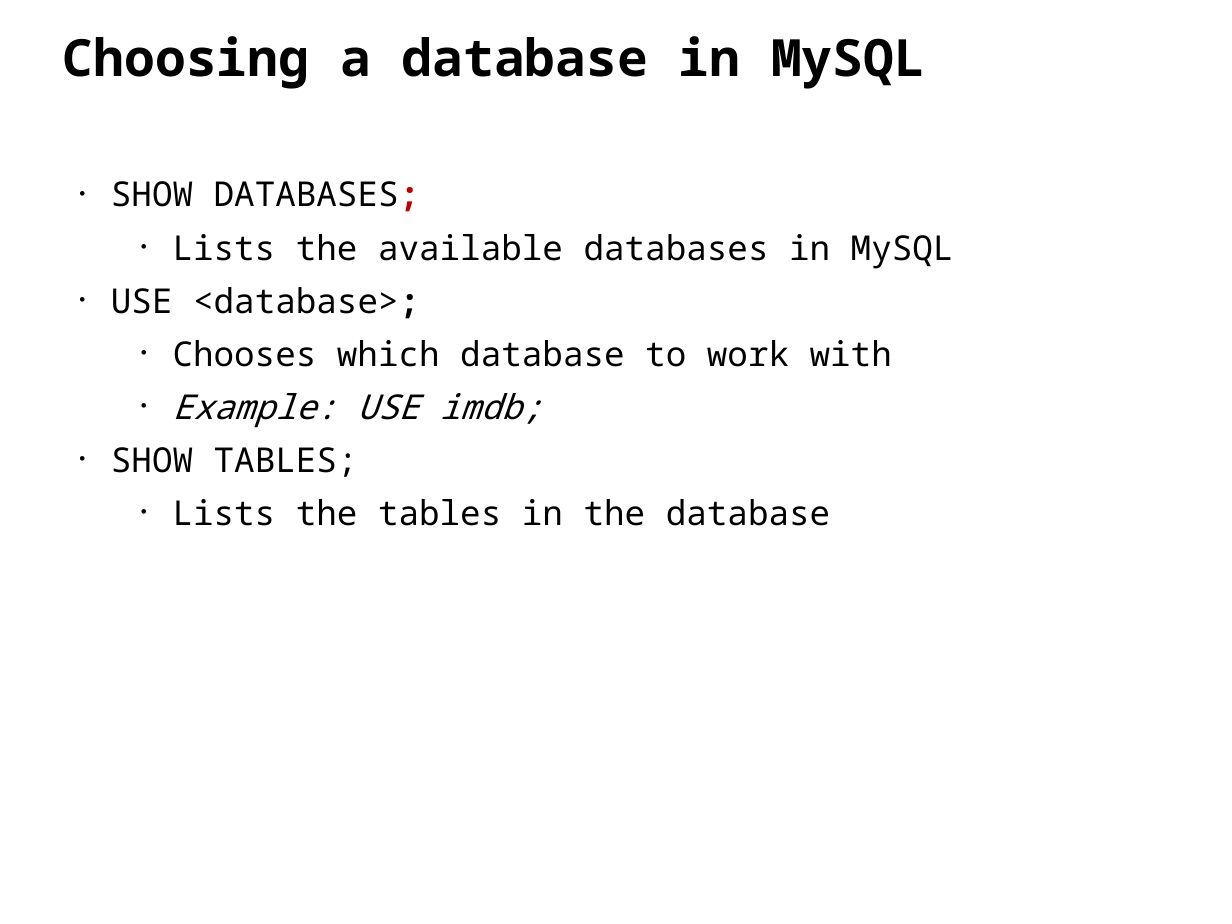
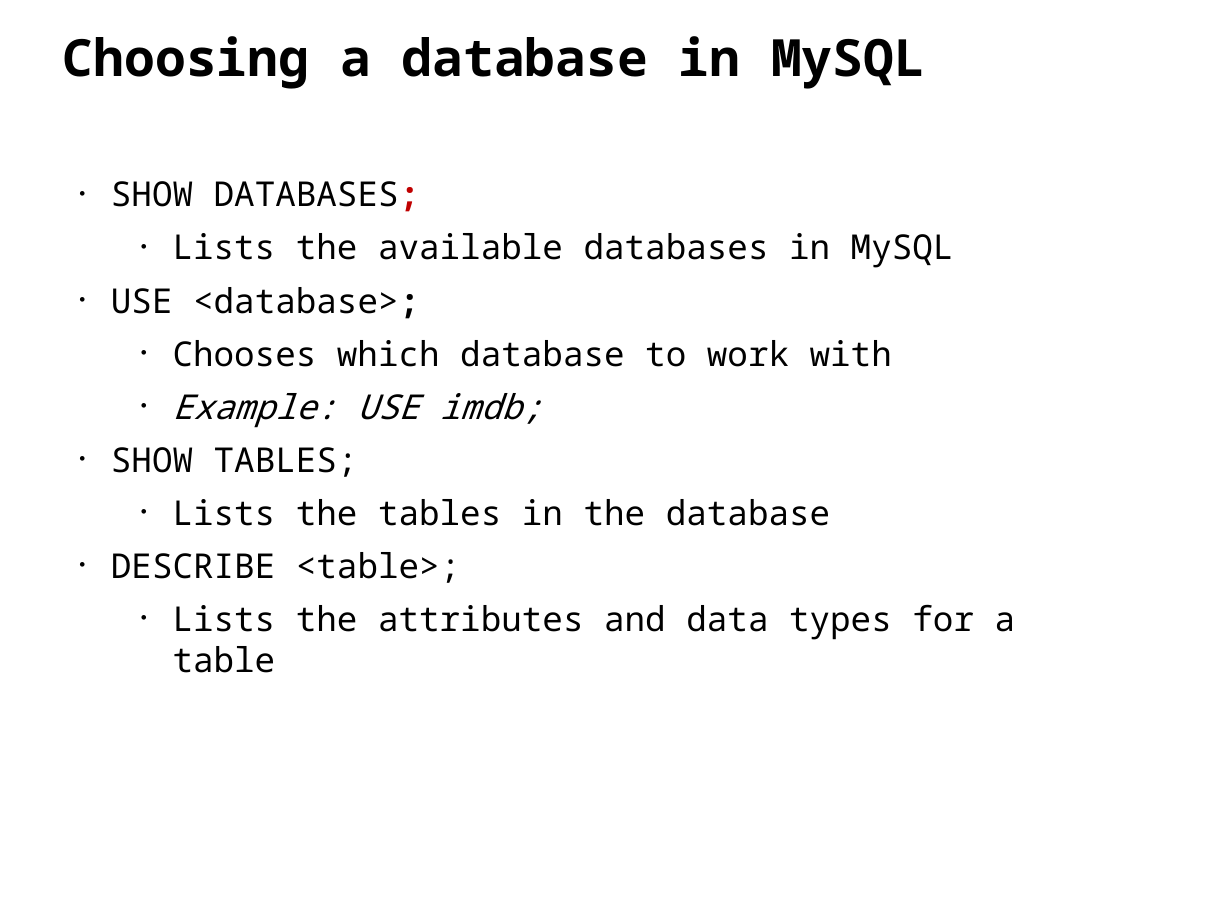
Before and after one commit to ipeirotis/introduction-to-databases, a slide deck: slide 4 of C-SQL.pptx. Drawn at 1232x924 pixels with LibreOffice and Linux fonts; fonts in the diff are those of the drawing. Boxes give left, top, right and bottom in pixels: in the first picture for what was removed or moved away, otherwise in the second. Text is boxed around its words. In the diff, an @@ line names an element or a change of style, - is before the commit and + after.

```diff
--- a/C-SQL.pptx
+++ b/C-SQL.pptx
@@ text at box(111, 552, 1016, 640): paragraphs added @@
+• DESCRIBE <table>;
+  • Lists the attributes and data types for a table
```
Also in this commit, not shown: 4 other slides changed, 1 slide added.
